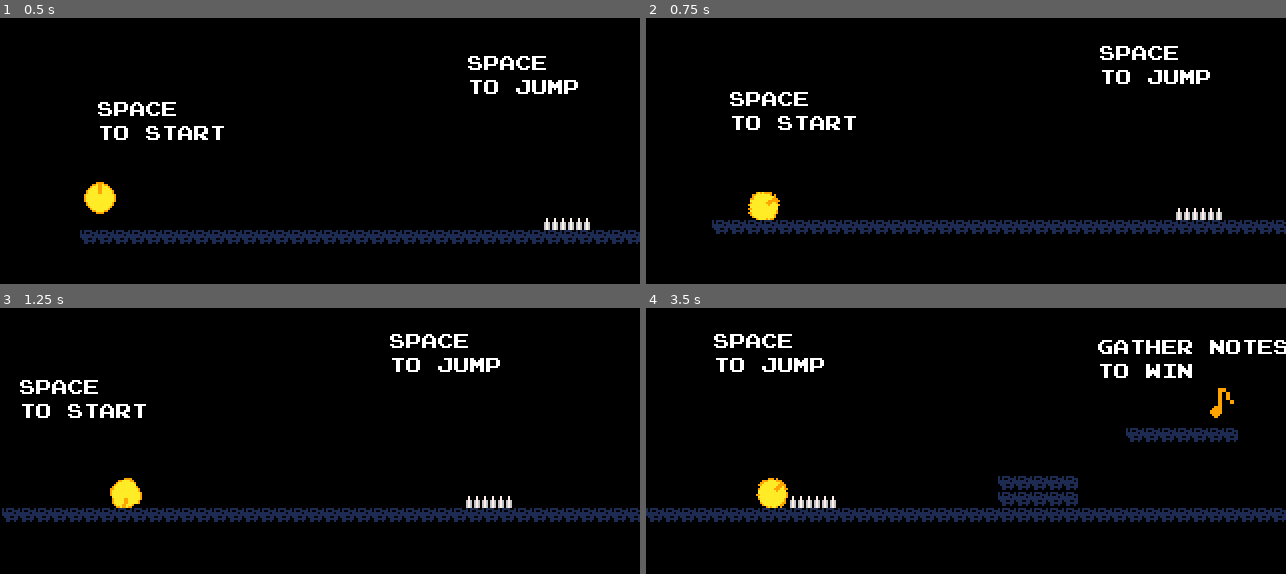
Above: before the commit, frames 1-4 (two rows, left to right).
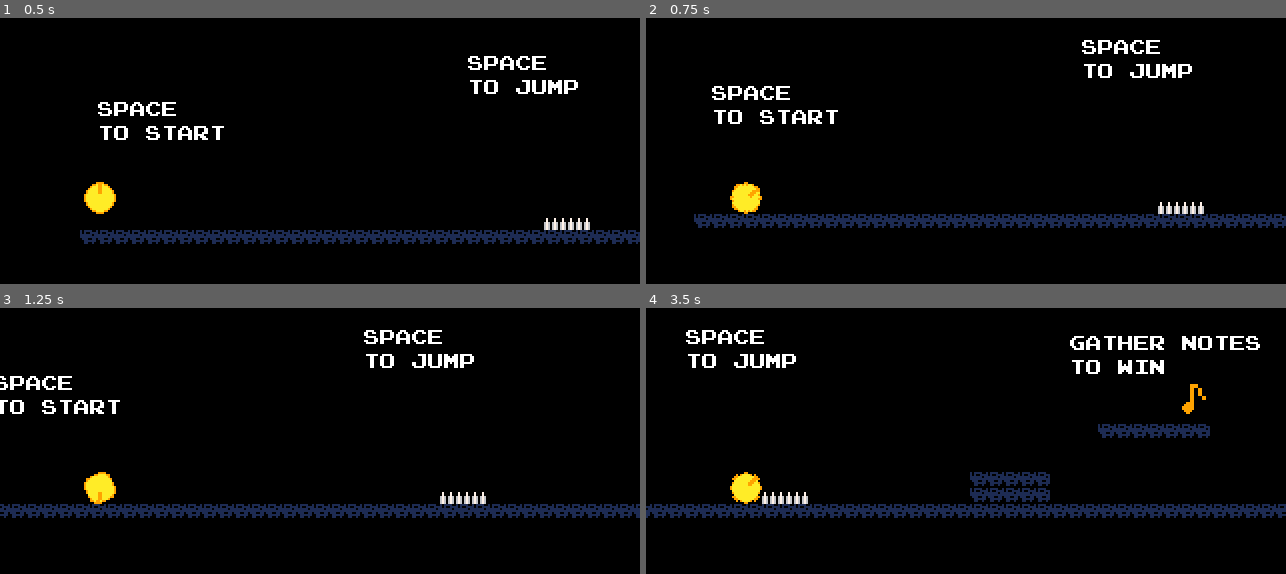
Above: after the commit, the same moments.

Repository: cat-in-the-dark/gmtk_2025
Game: Godot game, scene res://scenes/game_scene.tscn
The game is run twice, just before and just after one commit, with the same random seed, the same clock (stepped at 60 frames per second) and the same inputs.
Inputs:
- Up to frame 1 (0.5 s): no input
- Up to frame 2 (0.75 s): tap Enter (ui_accept) at 0.5 s; hold Right (ui_right) from 0.53 s (still down)
- Up to frame 3 (1.25 s): keep holding Right (ui_right); tap Enter (ui_accept) at 0.77 s
- Up to frame 4 (3.5 s): tap Enter (ui_accept) at 1.52, 3.02 s; release Right (ui_right) at 2.03 s; hold Left (ui_left) 2.03-2.78 s; hold Right (ui_right) from 2.78 s (still down)

Frame 1 is identical in both runs. In frame 2, 7.1% of the frame differs, in the area x 7-100%, y 8-82%; in frame 3, 6.5%; in frame 4, 9.7%, in the area x 0-100%, y 8-81%.

Commit message:
disable camera smoothing

Diff:
--- a/scenes/game_scene.tscn
+++ b/scenes/game_scene.tscn
@@ -16,8 +16,7 @@
 
 [node name="Camera2D" type="Camera2D" parent="Player"]
 position = Vector2(110, 0)
-limit_smoothed = true
-position_smoothing_enabled = true
+position_smoothing_speed = 8.0
 
 [node name="RightEdge" type="Area2D" parent="Player/Camera2D"]
 collision_layer = 32768
--- a/scenes/player.tscn
+++ b/scenes/player.tscn
@@ -3,8 +3,8 @@
 [ext_resource type="Texture2D" uid="uid://n4mgcvn4u6b6" path="res://assets/player.png" id="1_4flbx"]
 [ext_resource type="Script" uid="uid://bf5cyiwhcyjr4" path="res://scripts/player.gd" id="1_onrkg"]
 
-[sub_resource type="CircleShape2D" id="CircleShape2D_sh265"]
-radius = 7.0
+[sub_resource type="RectangleShape2D" id="RectangleShape2D_g2els"]
+size = Vector2(16, 16)
 
 [sub_resource type="CircleShape2D" id="CircleShape2D_g2els"]
 radius = 7.0
@@ -13,7 +13,7 @@
 script = ExtResource("1_onrkg")
 
 [node name="CollisionShape2D" type="CollisionShape2D" parent="."]
-shape = SubResource("CircleShape2D_sh265")
+shape = SubResource("RectangleShape2D_g2els")
 
 [node name="Sprite2D" type="Sprite2D" parent="."]
 texture = ExtResource("1_4flbx")
